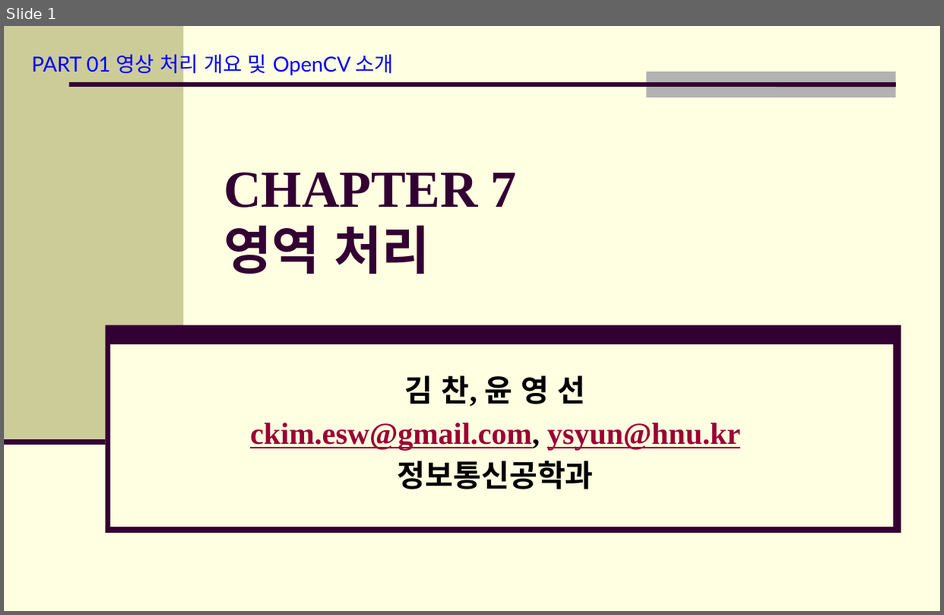
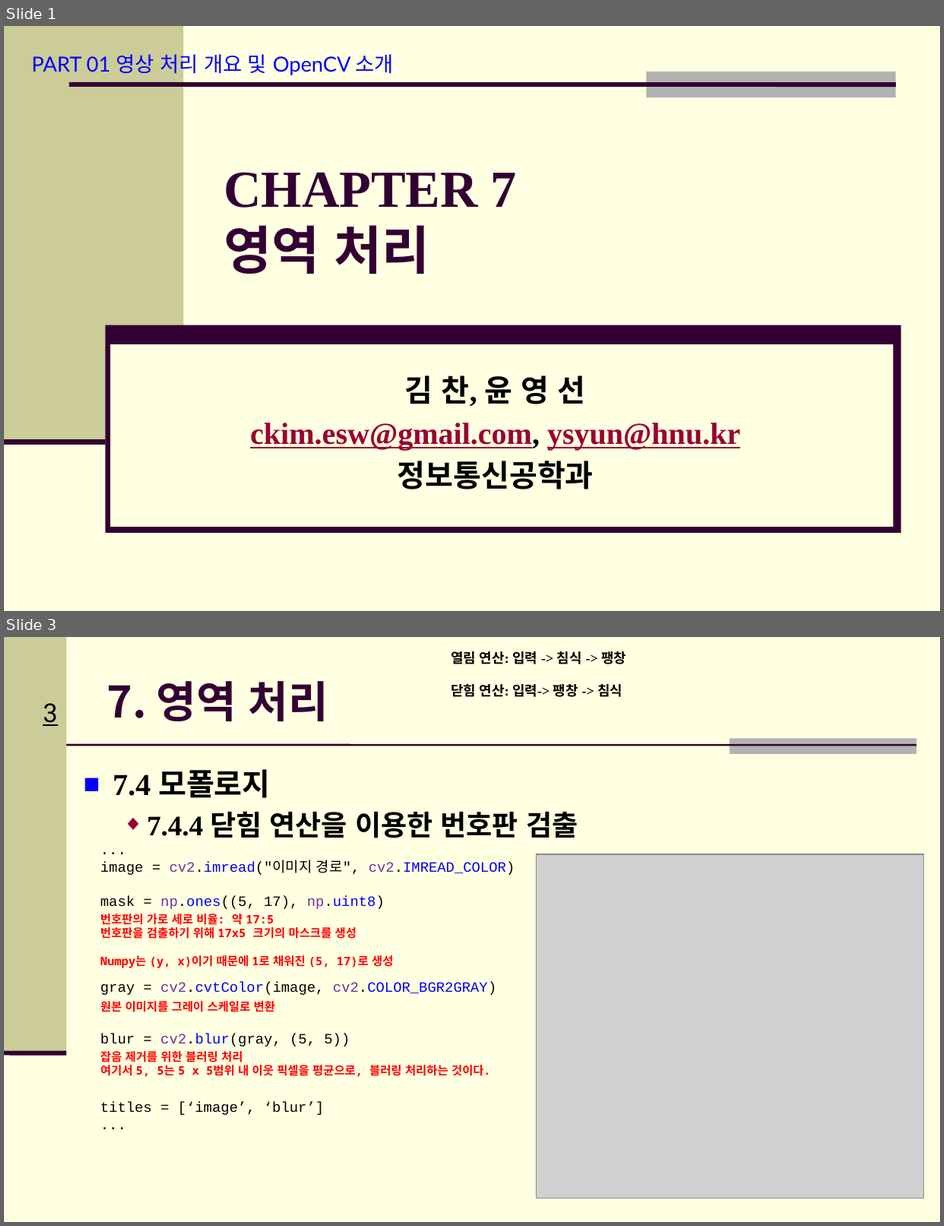
Before and after one commit to Hitbee-dev/OpenCV-Python, a slide deck: 2022-11-29/documents/CH_07 영역 처리 & CH_08 기하학 처리.pptx. Shown one above the other, each under a label of ours: slide 1 before the commit, slides 1 and 3 after it; the slides between them are not shown. The pictures are 944x615 and 944x1226 pixels, drawn with LibreOffice and Linux fonts; fonts in the diff are those of the drawing; grey boxes stand for pictures; background and template pictures are left out. Boxes give left, top, right and bottom in pixels: in the first picture for what was removed or moved away, otherwise in the second. Text is boxed around its words. In the diff, an @@ line names an element or a change of style, - is before the commit and + after.

```diff
--- a/2022-11-29/documents/CH_07 영역 처리 & CH_08 기하학 처리.pptx
+++ b/2022-11-29/documents/CH_07 영역 처리 & CH_08 기하학 처리.pptx
@@ slide 3 added at (4, 637, 940, 1222), background #FFFFE1 @@
@@ rectangle added at (4, 637, 67, 1053), fill #CCCC99 @@
@@ text added at (451, 651, 626, 697), 10.5 pt, text #000000, bold @@
+열림 연산: 입력 -> 침식 -> 팽창
+닫힘 연산: 입력-> 팽창 -> 침식
@@ title added at (107, 681, 329, 721), 33.3 pt, text #330033, bold @@
+7. 영역 처리
@@ page number added at (43, 703, 57, 726), 20 pt, text #000000, underline @@
+3
@@ line added from (67, 745) to (917, 745), #330033 1.5 pt @@
@@ rectangle added at (730, 738, 917, 754), fill #B2B2B2 @@
@@ text added at (113, 769, 578, 838), 21.7 pt, text #000000, bold @@
+■ 7.4 모폴로지
+  ◆ 7.4.4 닫힘 연산을 이용한 번호판 검출
@@ text added at (101, 860, 515, 1115), 11 pt, text #000000 @@
+...
+image = cv2.imread("이미지 경로", cv2.IMREAD_COLOR)
+mask = np.ones((5, 17), np.uint8)
+gray = cv2.cvtColor(image, cv2.COLOR_BGR2GRAY)
+blur = cv2.blur(gray, (5, 5))
+titles = [‘image’, ‘blur’]
+...
@@ picture added at (537, 854, 924, 1199) @@
@@ text added at (101, 914, 393, 968), 9 pt, text #FF0000, bold @@
+번호판의 가로 세로 비율: 약 17:5
+번호판을 검출하기 위해 17x5 크기의 마스크를 생성
+Numpy는 (y, x)이기 때문에 1로 채워진 (5, 17)로 생성
@@ text added at (101, 1001, 275, 1012), 9 pt, text #FF0000, bold @@
+원본 이미지를 그레이 스케일로 변환
@@ line added from (4, 1053) to (67, 1053), #330033 3.5 pt @@
@@ text added at (101, 1051, 491, 1077), 9 pt, text #FF0000, bold @@
+잡음 제거를 위한 블러링 처리
+여기서 5, 5는 5 x 5범위 내 이웃 픽셀을 평균으로, 블러링 처리하는 것이다.
```
Also in this commit, not shown: 1 slide changed, 12 other slides added, 3 other files.
